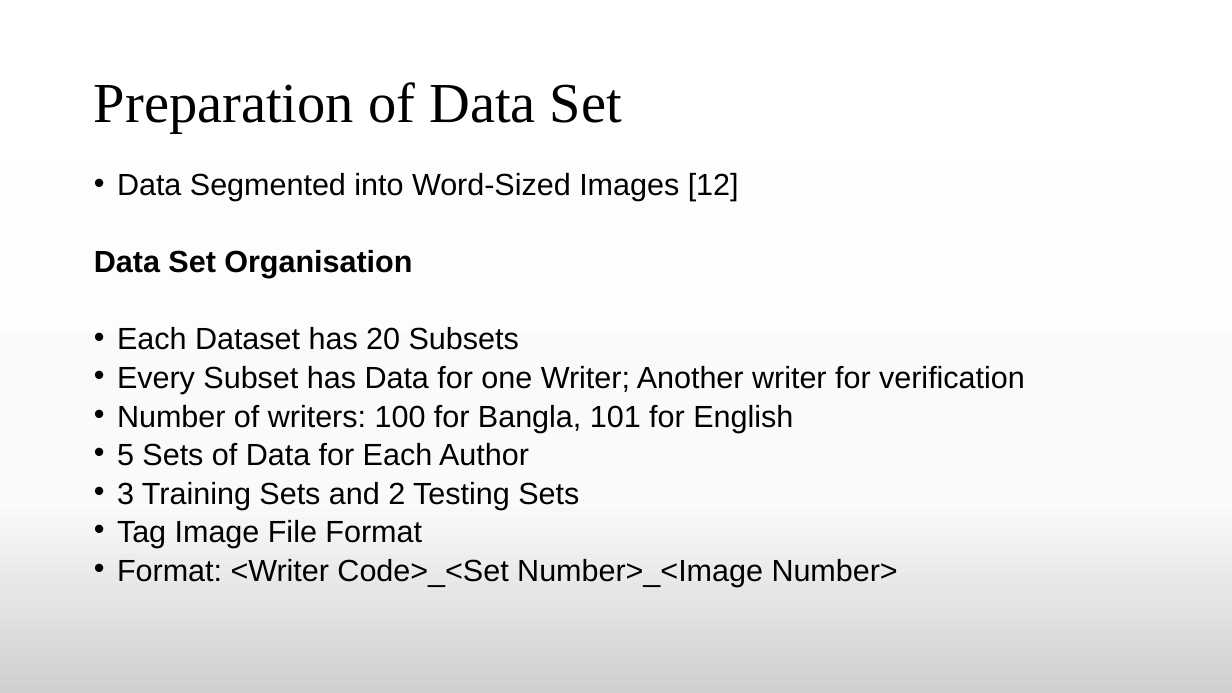
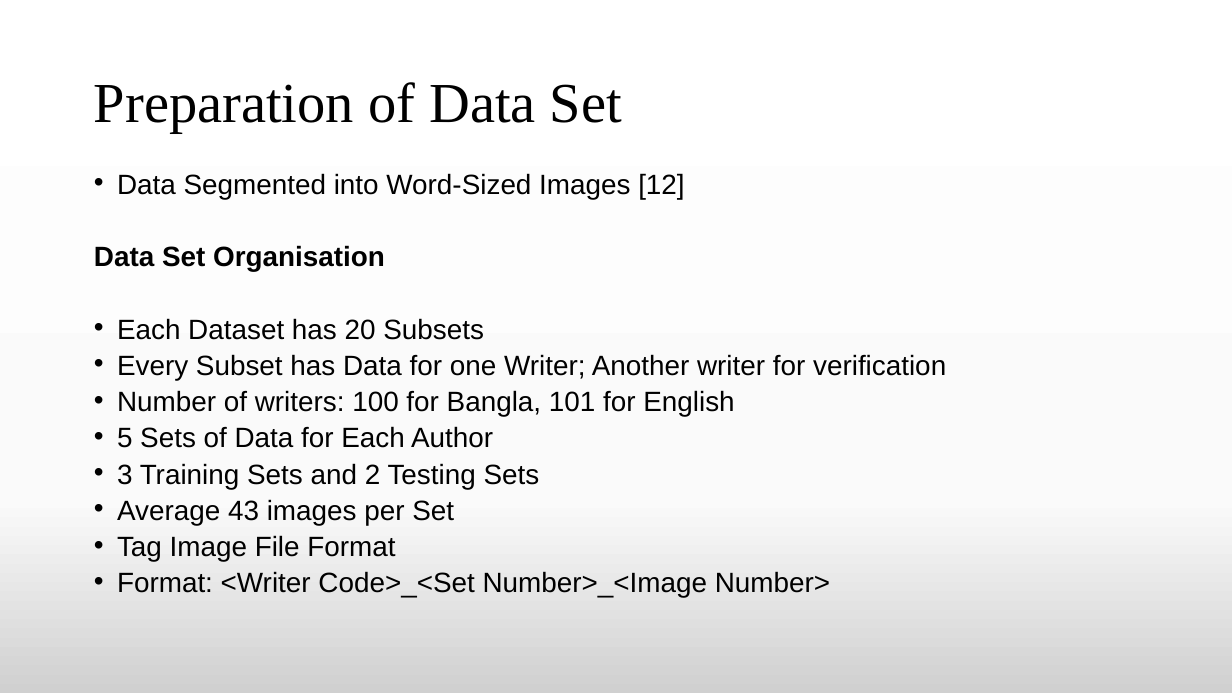
Before and after one commit to TheAnonymousMan/local-language-recognition-gcelt-class-2021, a slide deck: slide 13 of Documentation/4th Year Project Presentation.pptx. Drawn at 1232x693 pixels with LibreOffice and Linux fonts; fonts in the diff are those of the drawing. Boxes give left, top, right and bottom in pixels: in the first picture for what was removed or moved away, otherwise in the second. Text is boxed around its words. In the diff, an @@ line names an element or a change of style, - is before the commit and + after.

```diff
--- a/Documentation/4th Year Project Presentation.pptx
+++ b/Documentation/4th Year Project Presentation.pptx
@@ text at [94,173,946,598]: size 23.8 to 21.7 pt @@
@@ text at [117,499,454,525]: paragraph added @@
+• Average 43 images per Set
```
Also in this commit, not shown: 1 other slide changed.
